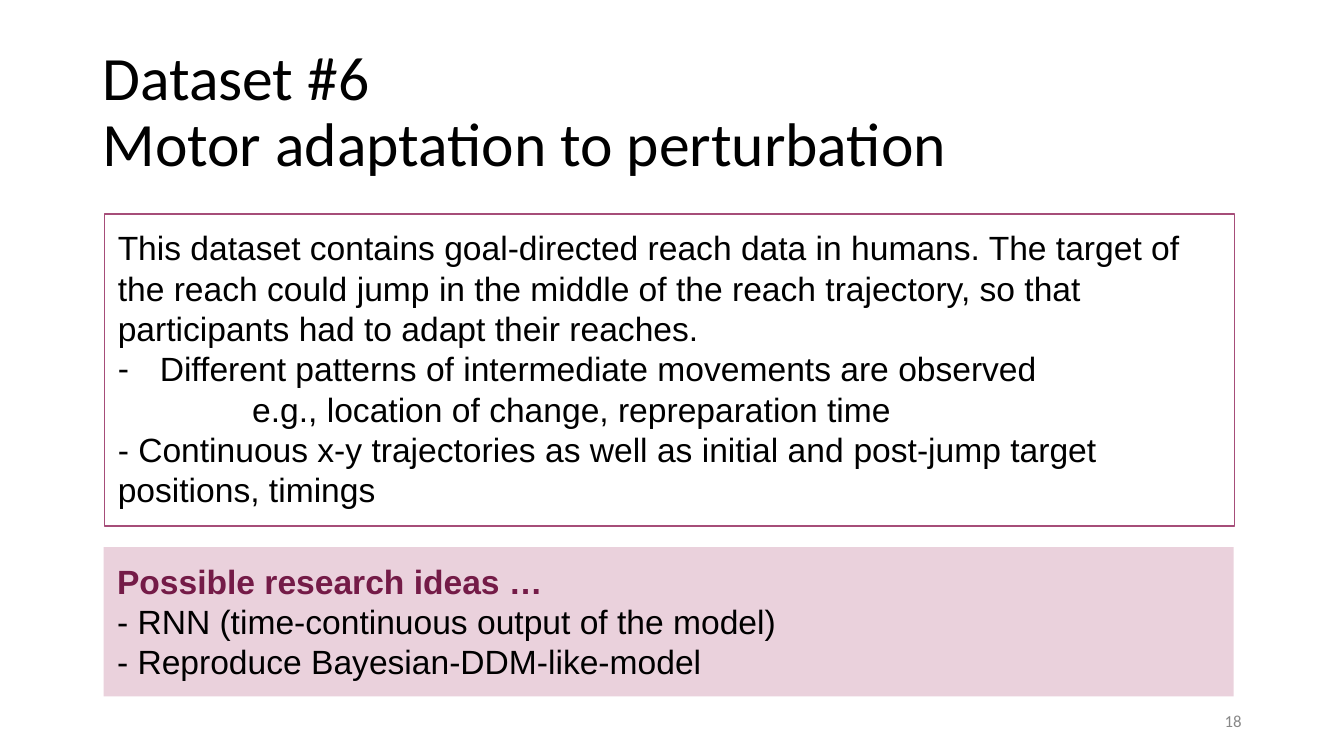
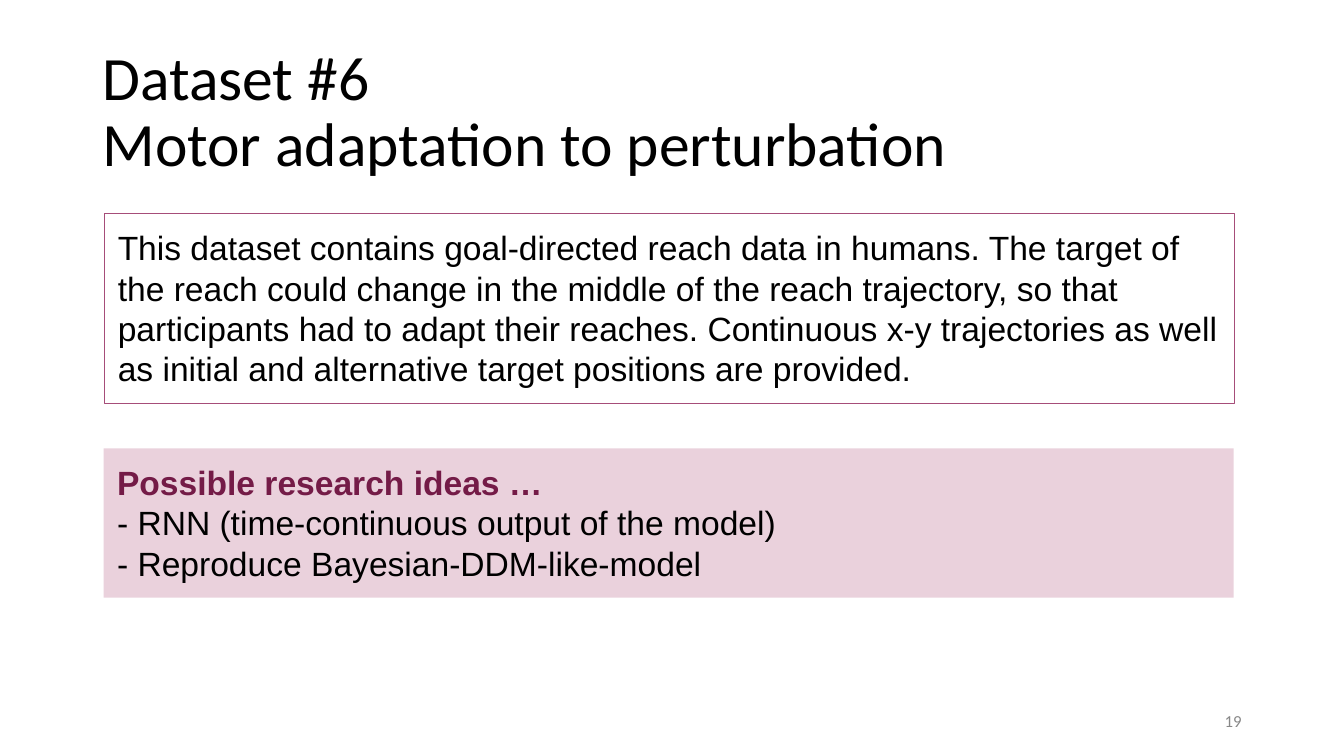
Before and after one commit to bambschool/BAMB2023, a slide deck: slide 19 of slides_lectures/BAMB! 2023 Project work kick-off.pptx (slide 18 before the commit). Drawn at 1344x756 pixels with LibreOffice and Linux fonts; fonts in the diff are those of the drawing. Boxes give left, top, right and bottom in pixels: in the first picture for what was removed or moved away, otherwise in the second. Text is boxed around its words. In the diff, an @@ line names an element or a change of style, - is before the commit and + after.

```diff
--- a/slides_lectures/BAMB! 2023 Project work kick-off.pptx
+++ b/slides_lectures/BAMB! 2023 Project work kick-off.pptx
@@ rectangle "This dataset contains goal-directed reach ...": place and size @@
-rectangle "This dataset contains goal-directed reach ..." at box(105, 214, 1235, 526)
+rectangle "This dataset contains goal-directed reach ..." at box(105, 214, 1235, 403)
@@ text in rectangle at box(118, 235, 1217, 387): text changed @@
-This dataset contains goal-directed reach data in humans. The target of the reach could jump in the middle of the reach trajectory, so that participants had to adapt their reaches.
-– Different patterns of intermediate movements are observed
-    e.g., location of change, repreparation time
-- Continuous x-y trajectories as well as initial and post-jump target positions, timings
+This dataset contains goal-directed reach data in humans. The target of the reach could change in the middle of the reach trajectory, so that participants had to adapt their reaches. Continuous x-y trajectories as well as initial and alternative target positions are provided.
@@ rectangle "Possible research ideas …": place and size @@
-rectangle "Possible research ideas …" at box(103, 547, 1234, 696)
+rectangle "Possible research ideas …" at box(103, 449, 1234, 598)
@@ page number at box(1225, 716, 1242, 727): text changed @@
-18
+19
```
Also in this commit, not shown: 9 other slides changed, 1 slide added.
